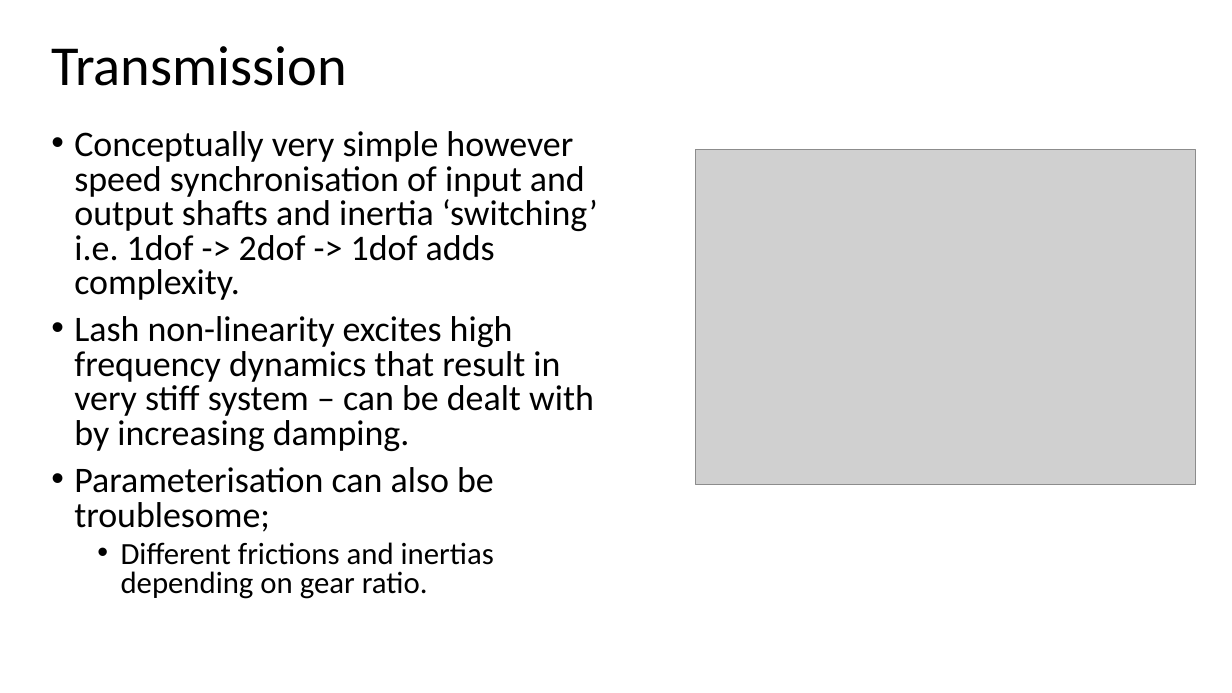
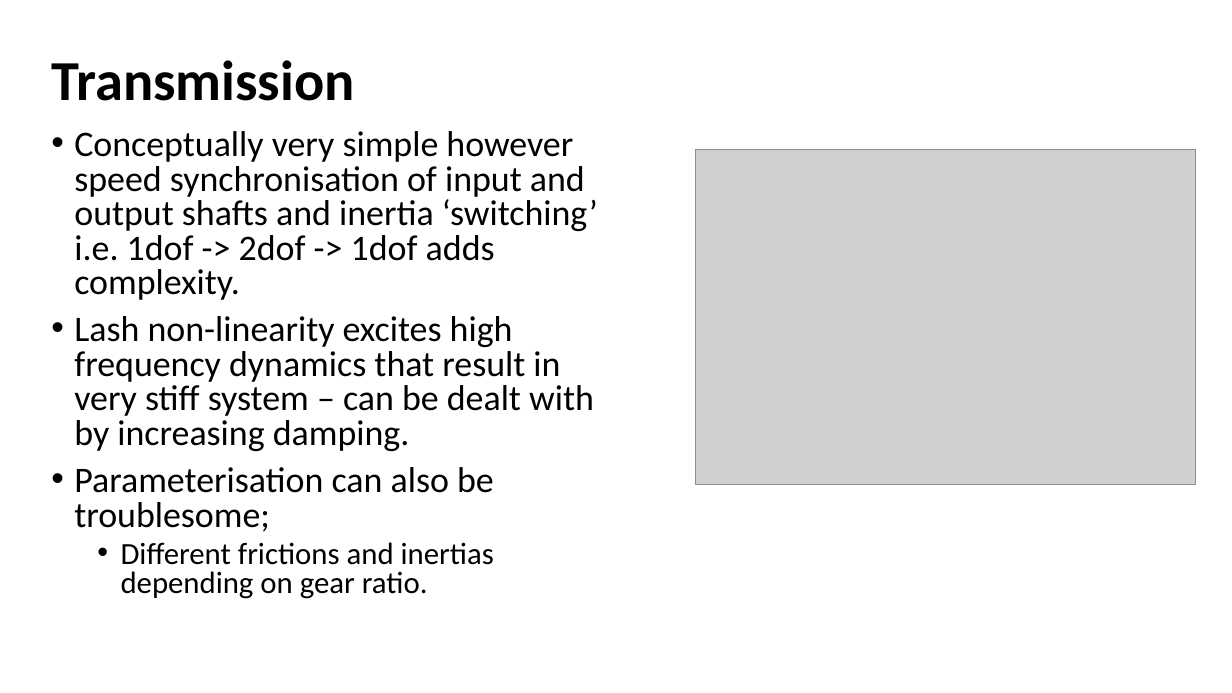
Before and after one commit to bamason2/ttc066-module, a slide deck: slide 11 of docs/lectures/Drivetrain Modelling II.pptx. Drawn at 1232x693 pixels with LibreOffice and Linux fonts; fonts in the diff are those of the drawing; grey boxes stand for pictures; background and template pictures are left out. Boxes give left, top, right and bottom in pixels: in the first picture for what was removed or moved away, otherwise in the second. Text is boxed around its words. In the diff, an @@ line names an element or a change of style, - is before the commit and + after.

Commit message:
Drivetrain modelling II
minor formatting changes to lecture slides

```diff
--- a/docs/lectures/Drivetrain Modelling II.pptx
+++ b/docs/lectures/Drivetrain Modelling II.pptx
@@ title "Transmission": place and size @@
-title "Transmission" at box(51, 46, 347, 86)
+title "Transmission" at box(51, 60, 355, 101)
@@ title "Transmission" at box(51, 60, 355, 101): bold on @@
```
Also in this commit, not shown: 14 other slides changed, 1 other file.
